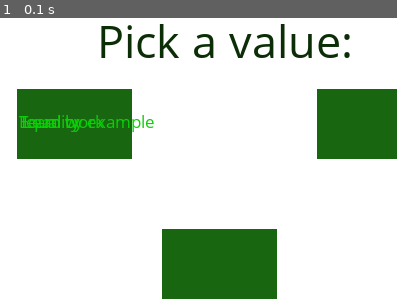
Above: before the commit, frame 1.
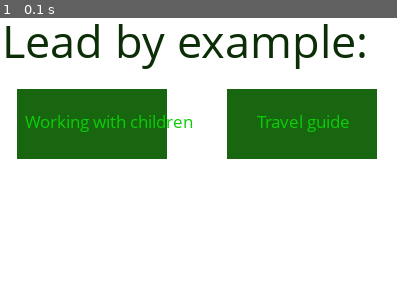
Above: after the commit, the same moment.

Repository: meet-projects/xperiencevalues-yl1-2014
Game: pygame game, started from pygameproject.py
Same seed, same stepped clock (60 frames per second), same inputs: the game is played once before the commit and once after it. The source is Python 2; it was converted automatically to run under Python 3.
Inputs:
- Up to frame 1 (0.1 s): no input

The runs differ from the first frame. In frame 1, 21% of the frame differs, in the area x 1-100%, y 2-98%.

Commit message:
secodn screen

Diff:
--- /dev/null
+++ b/equality.py
@@ -0,0 +1,39 @@
+import pygame
+import buttonclass
+
+if __name__=="__main__":
+    pygame.init()
+    main_screen = pygame.display.set_mode((400, 400))
+    main_screen.fill((255,255,255))
+
+
+    myfont = pygame.font.SysFont("ComicSansMS", 48)
+    label = myfont.render("Equality", 1, (11,46,7))
+
+    main_screen.blit(label, (5, 20))
+
+    button5=buttonclass.button(150, 70,20,100)
+    button5.draw(main_screen)
+    button5.button_su.fill((205, 92, 92))
+    myfont = pygame.font.SysFont("ComicSansMS", 18)
+    label = myfont.render("Work with people ", 1, (11,206,7))
+    label2 = myfont.render("from another nationality ", 1, (11,206,7))
+
+    main_screen.blit(label, (28, 120))
+    main_screen.blit(label2, (28, 140))
+    button6=buttonclass.button(150, 70,230,100)
+    button6.draw(main_screen)
+    button6.button_su.fill((205, 92, 92))
+    myfont = pygame.font.SysFont("ComicSansMS", 18)
+    label = myfont.render("Work with old people", 1, (11,206,7))
+
+    main_screen.blit(label, (240, 120))
+
+    while True:
+        ev = pygame.event.poll()
+
+        if ev.type == pygame.MOUSEBUTTONDOWN:
+            x, y = ev.pos
+            # if button_rec.collidepoint(x, y):
+                # print "you clicked me!"
+        pygame.display.flip()
--- a/pygameproject.py
+++ b/pygameproject.py
@@ -6,27 +6,45 @@
     main_screen = pygame.display.set_mode((400, 400))
     main_screen.fill((255,255,255))
 
+    # myfont = pygame.font.SysFont("ComicSansMS", 48)
+    # label = myfont.render("Pick a value:", 1, (11,46,7))
+    # main_screen.blit(label, (100, 20))
+    # button=buttonclass.button(115, 70,20,100)
+    # button.draw(main_screen)
+    # myfont = pygame.font.SysFont("ComicSansMS", 18)
+    # label = myfont.render(" Lead by example", 1, (11,206,7))
+    # main_screen.blit(label, (22, 120))
+    # button2=buttonclass.button(115, 70,320,100)
+    # button2.draw(main_screen)
+    # myfont = pygame.font.SysFont("ComicSansMS", 18)
+    # label = myfont.render("Equality", 1, (11,206,7))
+    # main_screen.blit(label, (22, 120))
+    # button3=buttonclass.button(115, 70,165,240)
+    # button3.draw(main_screen)
+    # myfont = pygame.font.SysFont("ComicSansMS", 18)
+    # label = myfont.render("Team work", 1, (11,206,7))
+    # main_screen.blit(label, (22, 120))
+
     myfont = pygame.font.SysFont("ComicSansMS", 48)
-    label = myfont.render("Pick a value:", 1, (11,46,7))
-    main_screen.blit(label, (100, 20))
-    button=buttonclass.button(115, 70,20,100)
-    button.draw(main_screen)
+    label = myfont.render("Lead by example:", 1, (11,46,7))
+
+    main_screen.blit(label, (5, 20))
+
+    button3=buttonclass.button(150, 70,20,100)
+    button3.draw(main_screen)
+    button3.button_su.fill((205, 92, 92))
     myfont = pygame.font.SysFont("ComicSansMS", 18)
-    label = myfont.render(" Lead by example", 1, (11,206,7))
-    main_screen.blit(label, (22, 120))
-    button2=buttonclass.button(115, 70,320,100)
-    button2.draw(main_screen)
+    label = myfont.render("Working with children", 1, (11,206,7))
+
+    main_screen.blit(label, (28, 120))
+
+    button4=buttonclass.button(150, 70,230,100)
+    button4.draw(main_screen)
+    button4.button_su.fill((205, 92, 92))
     myfont = pygame.font.SysFont("ComicSansMS", 18)
-    label = myfont.render("Equality", 1, (11,206,7))
-    main_screen.blit(label, (22, 120))
-    button3=buttonclass.button(115, 70,165,240)
-    button3.draw(main_screen)
-    myfont = pygame.font.SysFont("ComicSansMS", 18)
-    label = myfont.render("Team work", 1, (11,206,7))
-    main_screen.blit(label, (22, 120))
+    label = myfont.render("Travel guide", 1, (11,206,7))
 
-
-
+    main_screen.blit(label, (260, 120))
 
     while True:
         ev = pygame.event.poll()
Not shown, changed: buttonclass.pyc
